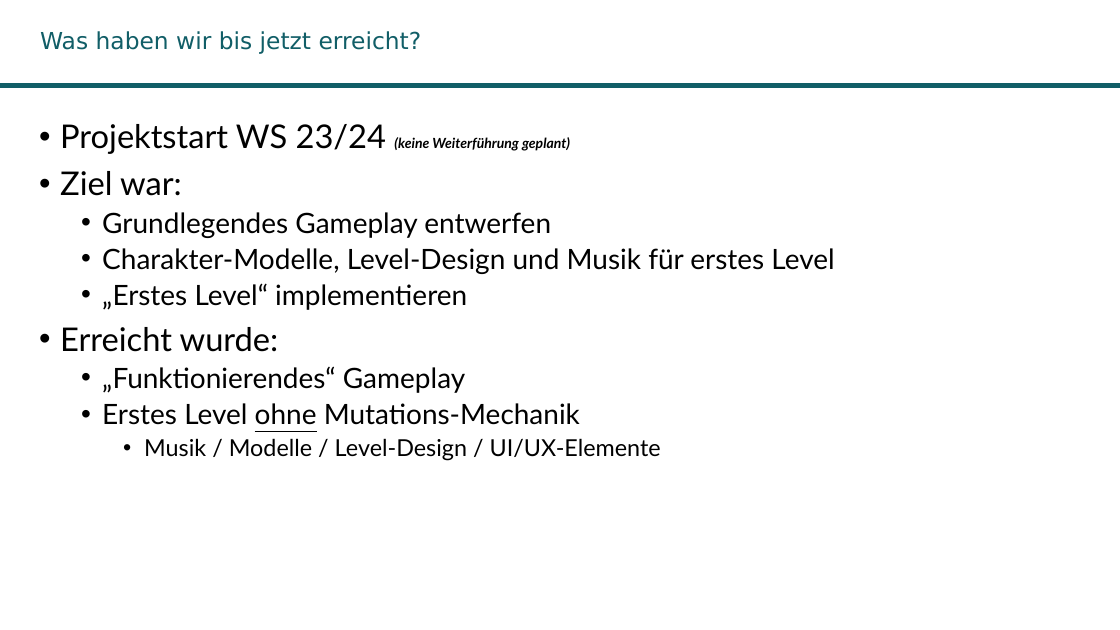
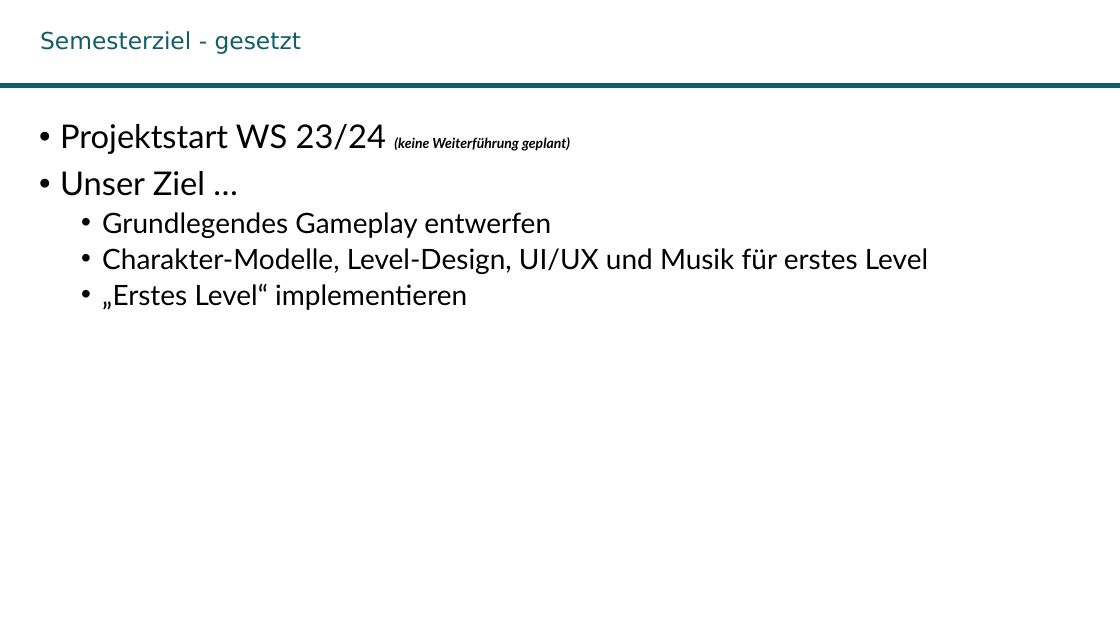
Before and after one commit to LaraBiewers/Teamprojekt_GameDev, a slide deck: slide 3 of Abschlusspraesentation.odp. Drawn at 1120x630 pixels with LibreOffice and Linux fonts; fonts in the diff are those of the drawing; background and template pictures are left out. Boxes give left, top, right and bottom in pixels: in the first picture for what was removed or moved away, otherwise in the second. Text is boxed around its words. In the diff, an @@ line names an element or a change of style, - is before the commit and + after.

```diff
--- a/Abschlusspraesentation.odp
+++ b/Abschlusspraesentation.odp
@@ title at <box>40,31,301,54</box>: text changed @@
-Was haben wir bis jetzt erreicht?
+Semesterziel - gesetzt
@@ text at <box>60,171,205,196</box>: text changed @@
-• Ziel war:
+• Unser Ziel …
@@ text at <box>102,248,928,274</box>: text changed @@
-  • Charakter-Modelle, Level-Design und Musik für erstes Level
+  • Charakter-Modelle, Level-Design, UI/UX und Musik für erstes Level
@@ text at <box>60,327,661,461</box>: paragraphs removed @@
-• Erreicht wurde:
-  • „Funktionierendes“ Gameplay
-  • Erstes Level ohne Mutations-Mechanik
-    • Musik / Modelle / Level-Design / UI/UX-Elemente
```
Also in this commit, not shown: 6 other slides changed, 10 slides added, 3 slides removed.
